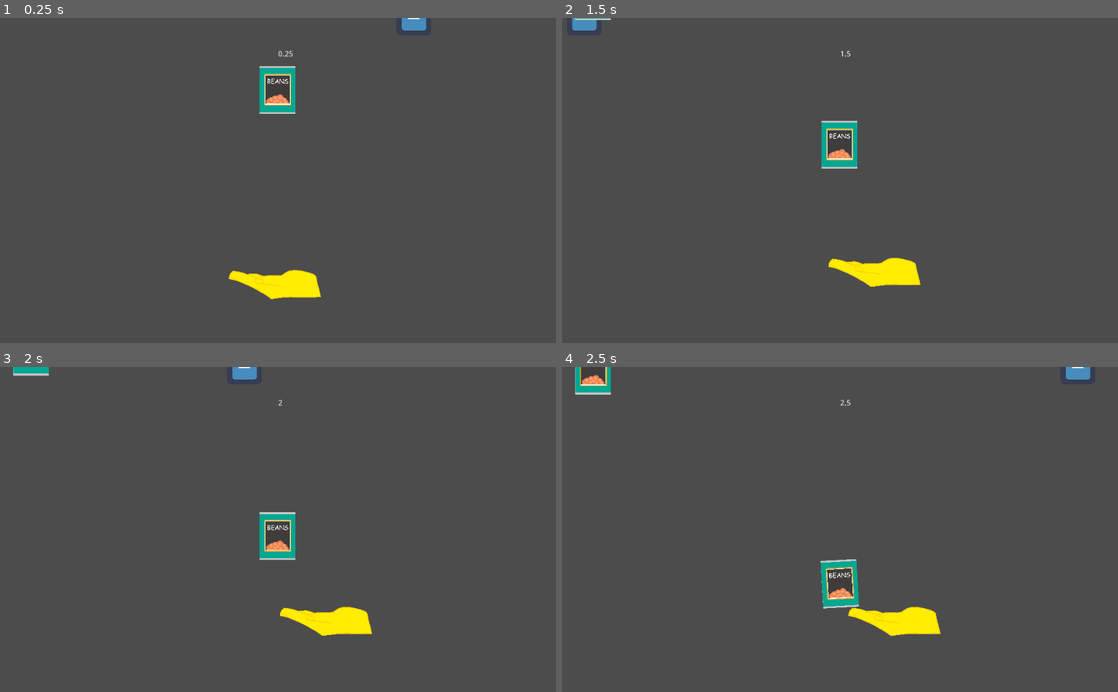
Above: before the commit, frames 1-4 (two rows, left to right).
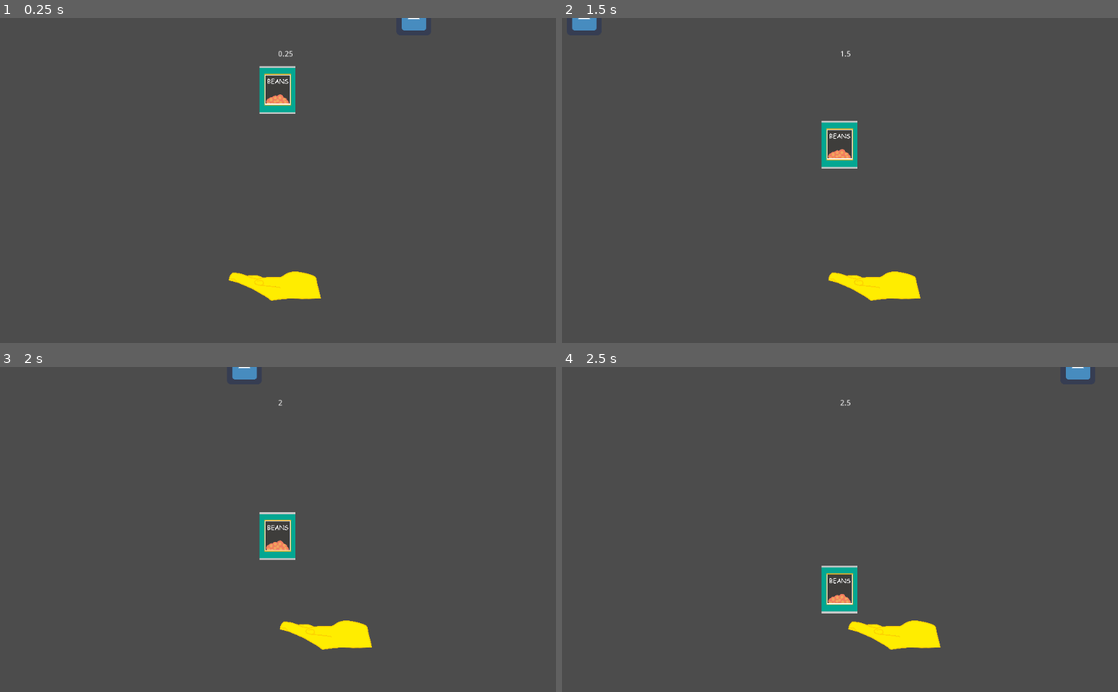
Above: after the commit, the same moments.

Repository: FyshStyx/SpillTheBeans
Game: Godot game, scene res://MainScene.tscn
Two runs of this game, one before a commit and one after it. Both use one fixed random seed, a clock stepped at 60 frames per second and the inputs below. The project has no main scene, so this scene is started directly. The engine's default icon, where the game draws it, is replaced by a stand-in: a white triangle on a blue panel in a dark square.
Inputs:
- Up to frame 1 (0.25 s): no input
- Up to frame 2 (1.5 s): hold D (movement_right) 0.53-1.28 s; hold A (movement_left) from 1.28 s (still down)
- Up to frame 3 (2 s): keep holding A (movement_left)
- Up to frame 4 (2.5 s): release A (movement_left) at 2.03 s; hold D (movement_right) from 2.03 s (still down)

The runs differ from the first frame. In frame 1, 0.3% of the frame differs, in the area x 41-58%, y 77-87%; in frame 2, 1.4%; in frame 3, 1.5%; in frame 4, 2.5%, in the area x 2-69%, y 0-87%.

Commit message:
cleaned up can logic to be more self-contained (sticking with high gravity)

Diff:
--- a/beans/MainScene.tscn
+++ b/beans/MainScene.tscn
@@ -33,7 +33,7 @@
 position = Vector2( 511, 170 )
 
 [node name="Timer" type="Timer" parent="."]
-wait_time = 1.5
+wait_time = 3.0
 autostart = true
 
 [node name="BeanSpawner" parent="." instance=ExtResource( 6 )]
@@ -50,6 +50,7 @@
 position = Vector2( 546.977, 431.695 )
 scale = Vector2( 100, 1 )
 shape = SubResource( 1 )
+disabled = true
 
 [node name="HandBlocker2" type="StaticBody2D" parent="."]
 position = Vector2( -490, -12 )
--- a/beans/Scenes/BeanCan.gd
+++ /dev/null
@@ -1,22 +0,0 @@
-extends RigidBody2D
-
-
-# Declare member variables here. Examples:
-# var a = 2
-# var b = "text"
-
-
-# Called when the node enters the scene tree for the first time.
-func _ready():
-	pass
-
-
-# Called every frame. 'delta' is the elapsed time since the previous frame.
-#func _process(delta):
-#	pass
-
-
-#Increase gravity when touching another can/hand
-func _on_Can_body_entered(body):
-	set_gravity_scale(10)
-	#Somehow make the velocity of the can tied directly to that of the hand
--- a/beans/Scenes/BeanCan.tscn
+++ b/beans/Scenes/BeanCan.tscn
@@ -1,12 +1,12 @@
 [gd_scene load_steps=5 format=2]
 
 [ext_resource path="res://Sprites/bean can.png" type="Texture" id=1]
-[ext_resource path="res://Scenes/BeanCan.gd" type="Script" id=2]
+[ext_resource path="res://Scripts/BeanCan.gd" type="Script" id=2]
 
 [sub_resource type="PhysicsMaterial" id=2]
 
 [sub_resource type="RectangleShape2D" id=1]
-extents = Vector2( 33, 44 )
+extents = Vector2( 33.0228, 43.9622 )
 
 [node name="Can" type="RigidBody2D"]
 mass = 0.1
@@ -21,7 +21,7 @@
 texture = ExtResource( 1 )
 
 [node name="CollisionShape2D" type="CollisionShape2D" parent="."]
-position = Vector2( 0.0455017, -40.0755 )
+position = Vector2( 0.0227508, -40.0378 )
 shape = SubResource( 1 )
 
 [connection signal="body_entered" from="." to="." method="_on_Can_body_entered"]
--- a/beans/Scenes/HumanHand.tscn
+++ b/beans/Scenes/HumanHand.tscn
@@ -13,7 +13,7 @@
 collision_mask = 3
 mass = 10.0
 physics_material_override = SubResource( 1 )
-gravity_scale = -1.0
+gravity_scale = 0.0
 script = ExtResource( 2 )
 
 [node name="HumanHand" type="Sprite" parent="."]
@@ -26,3 +26,4 @@
 [node name="CollisionShape2D" type="CollisionShape2D" parent="."]
 position = Vector2( -4, -8.5 )
 shape = SubResource( 2 )
+disabled = true
--- /dev/null
+++ b/beans/Scripts/BeanCan.gd
@@ -0,0 +1,15 @@
+extends RigidBody2D
+
+# Use this variable to check if this can has been "caught" yet
+var in_stack = false
+
+# Increase gravity when touching another can/hand
+# Makes friction more effective and "sticky"
+func _on_Can_body_entered(body):
+
+
+	if in_stack == false:
+		print("detected_collision from can %s" % get_name())
+		set_mass(0)
+		set_gravity_scale(40)
+		in_stack = true
--- a/beans/Scripts/HumanHand.gd
+++ b/beans/Scripts/HumanHand.gd
@@ -6,11 +6,14 @@
 # TODO make it so point of game is to get "beans" and "spicy beans" to left and right of screen
 # Called when the node enters the scene tree for the first time.
 func _ready():
-	screen_size = get_viewport_rect().size
+	pass
 
-# Called every frame. 'delta' is the elapsed time since the previous frame.
+# Seems to be called whenever a force is imparted on body?
+func _integrate_forces(state):
+	pass
+
+# Called every frame
 func _process(delta):
-
 
 	if Input.is_action_pressed("movement_right"):
 		apply_central_impulse(Vector2(speed,0))
